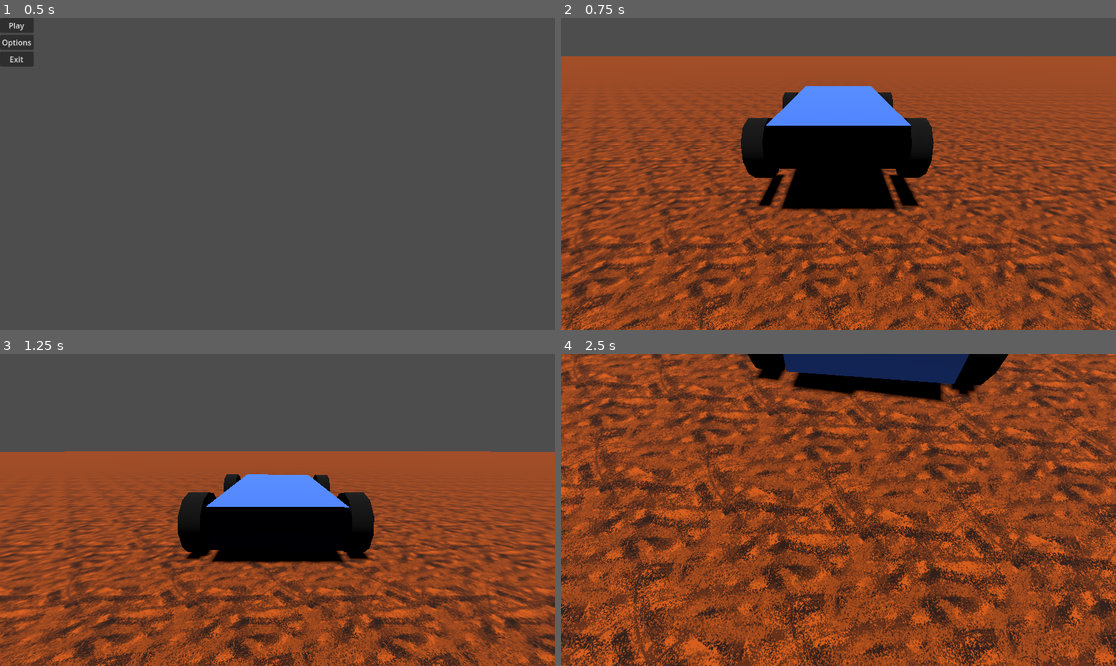
Above: before the commit, frames 1-4 (two rows, left to right).
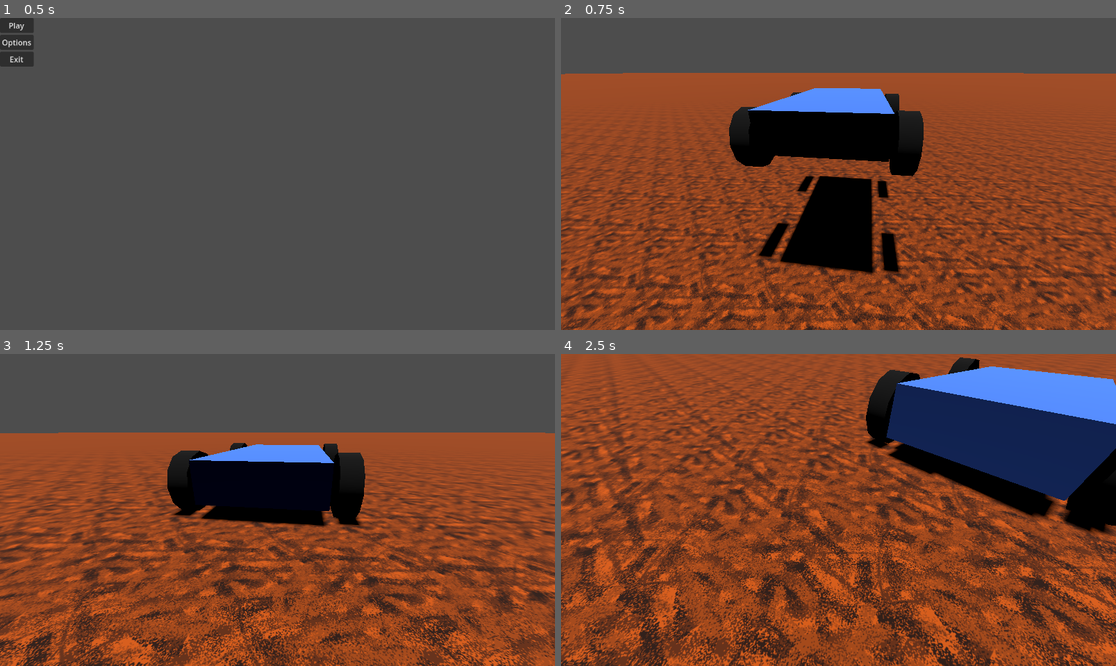
Above: after the commit, the same moments.

Repository: Aadniz/pqcrg
Game: Godot game, scene res://main_menu.tscn
Same seed, same stepped clock (60 frames per second), same inputs: the game is played once before the commit and once after it.
Inputs:
- Up to frame 1 (0.5 s): no input
- Up to frame 2 (0.75 s): click "Play" at 0.5 s
- Up to frame 3 (1.25 s): no input
- Up to frame 4 (2.5 s): hold D (right) 1.28-2.03 s; hold S (backward) from 2.03 s (still down)

Frame 1 is identical in both runs. In frame 2, 43% of the frame differs, in the area x 0-100%, y 12-100%; in frame 3, 46%; in frame 4, 73%, in the area x 0-100%, y 0-100%.

Commit message:
added startline

Diff:
--- /dev/null
+++ b/prototypegame/car.tscn
@@ -0,0 +1,100 @@
+[gd_scene load_steps=7 format=3 uid="uid://cmtvubu3ckw76"]
+
+[ext_resource type="Script" path="res://car.gd" id="1_34cvm"]
+
+[sub_resource type="StandardMaterial3D" id="StandardMaterial3D_2tnjf"]
+albedo_color = Color(0.270588, 0.47451, 1, 1)
+
+[sub_resource type="BoxMesh" id="BoxMesh_kfl61"]
+material = SubResource("StandardMaterial3D_2tnjf")
+size = Vector3(1.5, 0.5, 3)
+
+[sub_resource type="ConvexPolygonShape3D" id="ConvexPolygonShape3D_gviim"]
+points = PackedVector3Array(-0.77381, 0.297507, -1.52351, 0.73229, -0.25, 1.39684, -0.77381, 0.297507, 1.52351, 0.797465, 0.297619, -1.52351, -0.708481, -0.25, -1.39684, 0.73229, -0.25, -1.39684, -0.708481, -0.25, 1.39684, 0.797465, 0.297619, 1.52351)
+
+[sub_resource type="StandardMaterial3D" id="StandardMaterial3D_1x1tg"]
+albedo_color = Color(0, 0, 0, 1)
+
+[sub_resource type="CylinderMesh" id="CylinderMesh_q4pkh"]
+material = SubResource("StandardMaterial3D_1x1tg")
+top_radius = 0.4
+bottom_radius = 0.4
+height = 0.25
+radial_segments = 12
+
+[node name="car" type="VehicleBody3D"]
+transform = Transform3D(1, 0, 0, 0, 1, 0, 0, 0, 1, 0, 1.74136, 0)
+gravity_scale = 3.0
+script = ExtResource("1_34cvm")
+
+[node name="car_body" type="MeshInstance3D" parent="."]
+mesh = SubResource("BoxMesh_kfl61")
+
+[node name="CollisionShape3D" type="CollisionShape3D" parent="."]
+shape = SubResource("ConvexPolygonShape3D_gviim")
+
+[node name="front_left_wheel" type="VehicleWheel3D" parent="."]
+transform = Transform3D(1, 0, 0, 0, 1, 0, 0, 0, 1, 1, 0, 1)
+use_as_steering = true
+wheel_radius = 0.4
+wheel_rest_length = 0.2
+wheel_friction_slip = 1.0
+suspension_stiffness = 50.0
+suspension_max_force = 4000.0
+damping_compression = 0.3
+damping_relaxation = 0.5
+
+[node name="MeshInstance3D" type="MeshInstance3D" parent="front_left_wheel"]
+transform = Transform3D(-4.37114e-08, -1, 0, 1, -4.37114e-08, 0, 0, 0, 1, 0, 0, 0)
+mesh = SubResource("CylinderMesh_q4pkh")
+
+[node name="front_right_wheel" type="VehicleWheel3D" parent="."]
+transform = Transform3D(1, 0, 0, 0, 1, 0, 0, 0, 1, -0.968794, 0, 1)
+use_as_steering = true
+wheel_radius = 0.4
+wheel_rest_length = 0.2
+wheel_friction_slip = 1.0
+suspension_stiffness = 50.0
+suspension_max_force = 4000.0
+damping_compression = 0.3
+damping_relaxation = 0.5
+
+[node name="MeshInstance3D" type="MeshInstance3D" parent="front_right_wheel"]
+transform = Transform3D(-4.37114e-08, -1, 0, 1, -4.37114e-08, 0, 0, 0, 1, 0, 0, 0)
+mesh = SubResource("CylinderMesh_q4pkh")
+
+[node name="back_left_wheel" type="VehicleWheel3D" parent="."]
+transform = Transform3D(1, 0, 0, 0, 1, 0, 0, 0, 1, 1, 0, -1.01172)
+use_as_traction = true
+wheel_radius = 0.4
+wheel_rest_length = 0.2
+wheel_friction_slip = 1.0
+suspension_stiffness = 50.0
+suspension_max_force = 4000.0
+damping_compression = 0.3
+damping_relaxation = 0.5
+
+[node name="MeshInstance3D" type="MeshInstance3D" parent="back_left_wheel"]
+transform = Transform3D(-4.37114e-08, -1, 0, 1, -4.37114e-08, 0, 0, 0, 1, 0, 0, 0)
+mesh = SubResource("CylinderMesh_q4pkh")
+
+[node name="back_right_wheel" type="VehicleWheel3D" parent="."]
+transform = Transform3D(1, 0, 0, 0, 1, 0, 0, 0, 1, -0.968794, 0, -1.01172)
+use_as_traction = true
+wheel_radius = 0.4
+wheel_rest_length = 0.2
+wheel_friction_slip = 1.0
+suspension_stiffness = 50.0
+suspension_max_force = 4000.0
+damping_compression = 0.3
+damping_relaxation = 0.5
+
+[node name="MeshInstance3D" type="MeshInstance3D" parent="back_right_wheel"]
+transform = Transform3D(-4.37114e-08, -1, 0, 1, -4.37114e-08, 0, 0, 0, 1, 0, 0, 0)
+mesh = SubResource("CylinderMesh_q4pkh")
+
+[node name="camera_pivot" type="Node3D" parent="."]
+top_level = true
+
+[node name="Camera3D" type="Camera3D" parent="camera_pivot"]
+transform = Transform3D(-1, 8.74228e-08, 5.0822e-21, 8.74228e-08, 1, 8.74228e-08, 7.64274e-15, 8.74228e-08, -1, 0, 0.801157, -3.54749)
--- a/prototypegame/game.gd
+++ b/prototypegame/game.gd
@@ -1,6 +1,7 @@
 extends Node3D
 
-@onready var pause_menu = $car/camera_pivot/Camera3D/pause_menu
+@onready var pause_menu = $pause_menu
+
 
 var paused = false
 
--- a/prototypegame/game.tscn
+++ b/prototypegame/game.tscn
@@ -1,10 +1,10 @@
-[gd_scene load_steps=18 format=3 uid="uid://bkcgkr3bw3qdv"]
+[gd_scene load_steps=13 format=3 uid="uid://bkcgkr3bw3qdv"]
 
 [ext_resource type="Script" path="res://game.gd" id="1_i6f0p"]
 [ext_resource type="Texture2D" uid="uid://blonlsvjj3tgs" path="res://tile.png" id="2_bplky"]
-[ext_resource type="Script" path="res://car.gd" id="2_cvreh"]
 [ext_resource type="PackedScene" uid="uid://d0md85xn4okgj" path="res://pause_menu.tscn" id="3_f7hdu"]
 [ext_resource type="Script" path="res://goal.gd" id="5_wqdh5"]
+[ext_resource type="Script" path="res://startline.gd" id="6_im845"]
 
 [sub_resource type="StandardMaterial3D" id="StandardMaterial3D_bgms1"]
 albedo_color = Color(1, 0.639216, 0.231373, 1)
@@ -23,26 +23,6 @@
 
 [sub_resource type="ConcavePolygonShape3D" id="ConcavePolygonShape3D_n5xag"]
 data = PackedVector3Array(-2, 0.5, 2.5, 2.5, -0.5, 2.5, -2.5, -0.5, 2.5, -2, 0.5, -2.5, -2.5, -0.5, -2.5, 2.5, -0.5, -2 …(294 unchanged characters)…
-
-[sub_resource type="StandardMaterial3D" id="StandardMaterial3D_2tnjf"]
-albedo_color = Color(0.270588, 0.47451, 1, 1)
-
-[sub_resource type="BoxMesh" id="BoxMesh_kfl61"]
-material = SubResource("StandardMaterial3D_2tnjf")
-size = Vector3(1.5, 0.5, 3)
-
-[sub_resource type="ConvexPolygonShape3D" id="ConvexPolygonShape3D_gviim"]
-points = PackedVector3Array(-0.77381, 0.297507, -1.52351, 0.73229, -0.25, 1.39684, -0.77381, 0.297507, 1.52351, 0.797465, 0.297619, -1.52351, -0.708481, -0.25, -1.39684, 0.73229, -0.25, -1.39684, -0.708481, -0.25, 1.39684, 0.797465, 0.297619, 1.52351)
-
-[sub_resource type="StandardMaterial3D" id="StandardMaterial3D_1x1tg"]
-albedo_color = Color(0, 0, 0, 1)
-
-[sub_resource type="CylinderMesh" id="CylinderMesh_q4pkh"]
-material = SubResource("StandardMaterial3D_1x1tg")
-top_radius = 0.4
-bottom_radius = 0.4
-height = 0.25
-radial_segments = 12
 
 [sub_resource type="BoxMesh" id="BoxMesh_wc7si"]
 size = Vector3(1, 5, 5)
@@ -71,84 +51,7 @@
 [node name="CollisionShape3D" type="CollisionShape3D" parent="ground/MeshInstance3D/StaticBody3D"]
 shape = SubResource("ConcavePolygonShape3D_n5xag")
 
-[node name="car" type="VehicleBody3D" parent="."]
-transform = Transform3D(1, 0, 0, 0, 1, 0, 0, 0, 1, 0, 1.74136, 0)
-gravity_scale = 3.0
-script = ExtResource("2_cvreh")
-
-[node name="car_body" type="MeshInstance3D" parent="car"]
-mesh = SubResource("BoxMesh_kfl61")
-
-[node name="CollisionShape3D" type="CollisionShape3D" parent="car"]
-shape = SubResource("ConvexPolygonShape3D_gviim")
-
-[node name="front_left_wheel" type="VehicleWheel3D" parent="car"]
-transform = Transform3D(1, 0, 0, 0, 1, 0, 0, 0, 1, 1, 0, 1)
-use_as_steering = true
-wheel_radius = 0.4
-wheel_rest_length = 0.2
-wheel_friction_slip = 1.0
-suspension_stiffness = 50.0
-suspension_max_force = 4000.0
-damping_compression = 0.3
-damping_relaxation = 0.5
-
-[node name="MeshInstance3D" type="MeshInstance3D" parent="car/front_left_wheel"]
-transform = Transform3D(-4.37114e-08, -1, 0, 1, -4.37114e-08, 0, 0, 0, 1, 0, 0, 0)
-mesh = SubResource("CylinderMesh_q4pkh")
-
-[node name="front_right_wheel" type="VehicleWheel3D" parent="car"]
-transform = Transform3D(1, 0, 0, 0, 1, 0, 0, 0, 1, -0.968794, 0, 1)
-use_as_steering = true
-wheel_radius = 0.4
-wheel_rest_length = 0.2
-wheel_friction_slip = 1.0
-suspension_stiffness = 50.0
-suspension_max_force = 4000.0
-damping_compression = 0.3
-damping_relaxation = 0.5
-
-[node name="MeshInstance3D" type="MeshInstance3D" parent="car/front_right_wheel"]
-transform = Transform3D(-4.37114e-08, -1, 0, 1, -4.37114e-08, 0, 0, 0, 1, 0, 0, 0)
-mesh = SubResource("CylinderMesh_q4pkh")
-
-[node name="back_left_wheel" type="VehicleWheel3D" parent="car"]
-transform = Transform3D(1, 0, 0, 0, 1, 0, 0, 0, 1, 1, 0, -1.01172)
-use_as_traction = true
-wheel_radius = 0.4
-wheel_rest_length = 0.2
-wheel_friction_slip = 1.0
-suspension_stiffness = 50.0
-suspension_max_force = 4000.0
-damping_compression = 0.3
-damping_relaxation = 0.5
-
-[node name="MeshInstance3D" type="MeshInstance3D" parent="car/back_left_wheel"]
-transform = Transform3D(-4.37114e-08, -1, 0, 1, -4.37114e-08, 0, 0, 0, 1, 0, 0, 0)
-mesh = SubResource("CylinderMesh_q4pkh")
-
-[node name="back_right_wheel" type="VehicleWheel3D" parent="car"]
-transform = Transform3D(1, 0, 0, 0, 1, 0, 0, 0, 1, -0.968794, 0, -1.01172)
-use_as_traction = true
-wheel_radius = 0.4
-wheel_rest_length = 0.2
-wheel_friction_slip = 1.0
-suspension_stiffness = 50.0
-suspension_max_force = 4000.0
-damping_compression = 0.3
-damping_relaxation = 0.5
-
-[node name="MeshInstance3D" type="MeshInstance3D" parent="car/back_right_wheel"]
-transform = Transform3D(-4.37114e-08, -1, 0, 1, -4.37114e-08, 0, 0, 0, 1, 0, 0, 0)
-mesh = SubResource("CylinderMesh_q4pkh")
-
-[node name="camera_pivot" type="Node3D" parent="car"]
-top_level = true
-
-[node name="Camera3D" type="Camera3D" parent="car/camera_pivot"]
-transform = Transform3D(-1, 8.74228e-08, 5.0822e-21, 8.74228e-08, 1, 8.74228e-08, 7.64274e-15, 8.74228e-08, -1, 0, 0.801157, -3.54749)
-
-[node name="pause_menu" parent="car/camera_pivot/Camera3D" instance=ExtResource("3_f7hdu")]
+[node name="pause_menu" parent="." instance=ExtResource("3_f7hdu")]
 visible = false
 
 [node name="DirectionalLight3D" type="DirectionalLight3D" parent="."]
@@ -165,4 +68,8 @@
 [node name="CollisionShape3D" type="CollisionShape3D" parent="goal"]
 shape = SubResource("BoxShape3D_heux6")
 
+[node name="startline" type="Node3D" parent="."]
+transform = Transform3D(1, 0, 0, 0, 1, 0, 0, 0, 1, 2.22515, 1.18998, 0)
+script = ExtResource("6_im845")
+
 [connection signal="body_entered" from="goal" to="goal" method="_on_body_entered"]
--- a/prototypegame/pause_menu.gd
+++ b/prototypegame/pause_menu.gd
@@ -1,6 +1,6 @@
 extends Control
 
-@onready var main = $"../../../../"
+@onready var main = $"../"
 
 func _on_resume_pressed():
 	main.pauseMenu()
--- /dev/null
+++ b/prototypegame/startline.gd
@@ -0,0 +1,15 @@
+extends Node3D
+
+var car = preload("res://car.tscn")
+# Called when the node enters the scene tree for the first time.
+func _ready():
+	spawn()
+
+# Called every frame. 'delta' is the elapsed time since the previous frame.
+func _process(delta):
+	pass
+
+func spawn():
+	var instance = car.instantiate()
+	var instance2 = car.instantiate()
+	add_child(instance)
